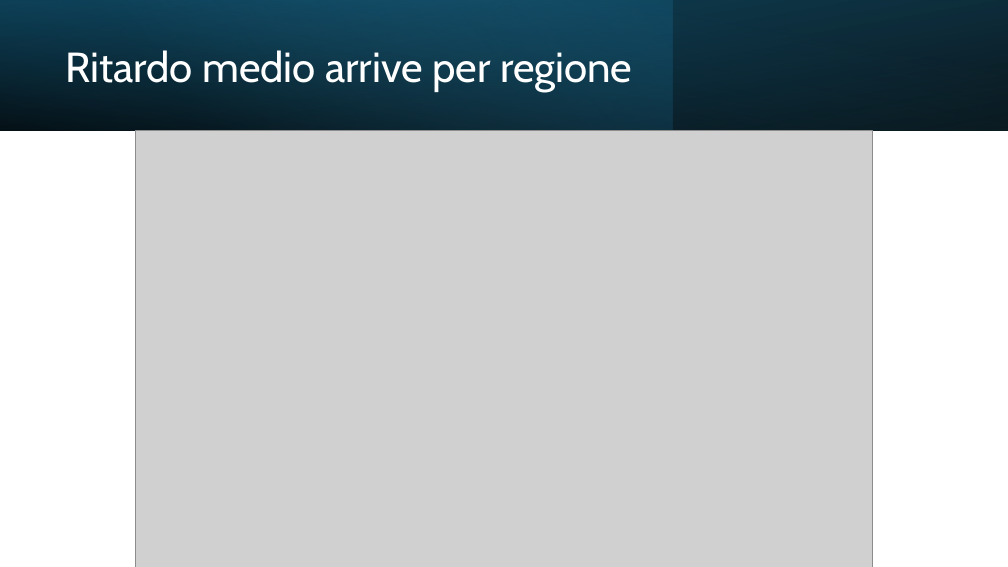
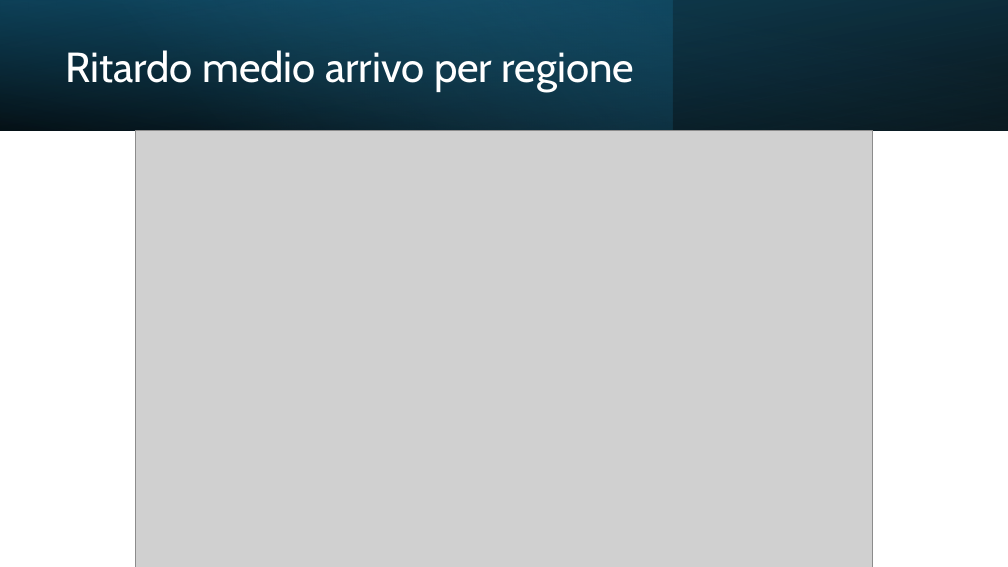
Before and after one commit to AndreaSpolaor/AnalisiTrafficoFerroviario, a slide deck: slide 11 of Analisi del trasporto ferroviario italiano.pptx (slide 10 before the commit). Drawn at 1008x567 pixels with LibreOffice and Linux fonts; fonts in the diff are those of the drawing; grey boxes stand for pictures. Boxes give left, top, right and bottom in pixels: in the first picture for what was removed or moved away, otherwise in the second. Text is boxed around its words. In the diff, an @@ line names an element or a change of style, - is before the commit and + after.

```diff
--- a/Analisi del trasporto ferroviario italiano.pptx
+++ b/Analisi del trasporto ferroviario italiano.pptx
@@ title at box(65, 50, 634, 92): text changed @@
-Ritardo medio arrive per regione
+Ritardo medio arrivo per regione
```
Also in this commit, not shown: 6 other slides changed, 4 slides added, 4 other files.
